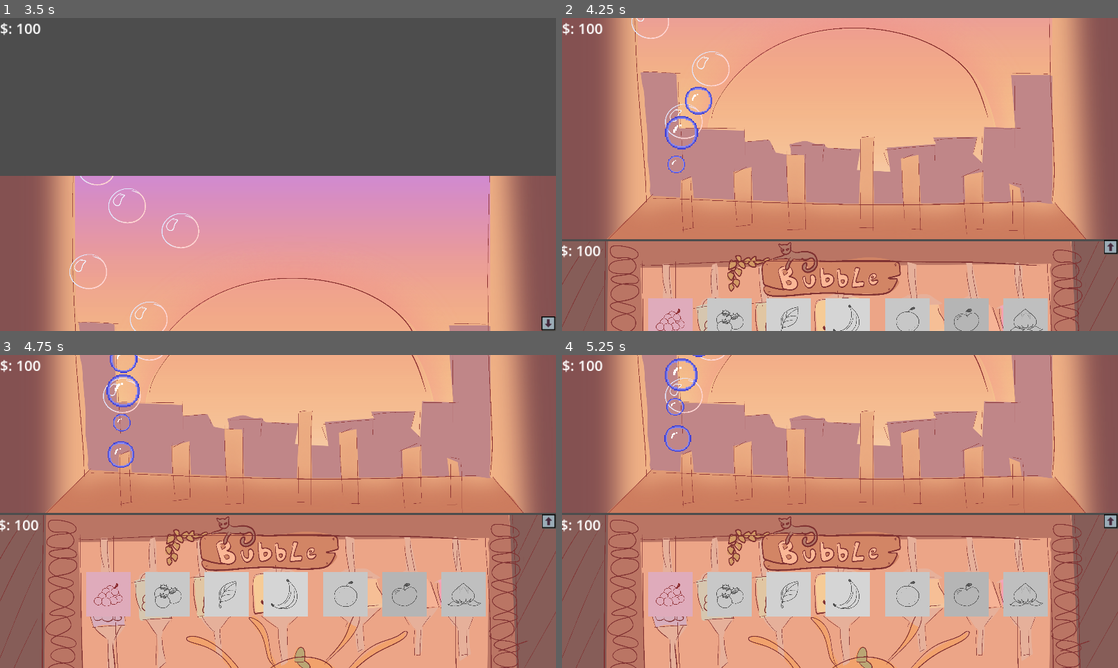
Above: before the commit, frames 1-4 (two rows, left to right).
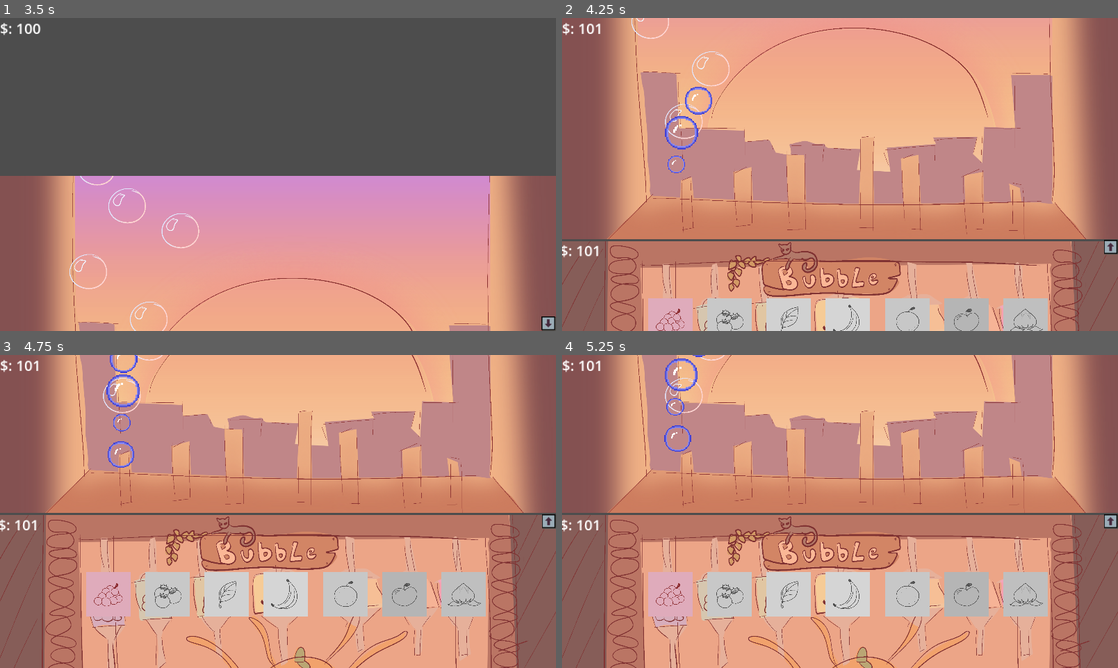
Above: after the commit, the same moments.

Repository: Spedinja/GGJ25
Game: Godot game, scene res://scenes/main_menu.tscn
Two runs of this game, one before a commit and one after it. Both use one fixed random seed, a clock stepped at 60 frames per second and the inputs below.
Inputs (mouse positions are in pixels of both pictures, inside the frame that each line leads up to):
- Up to frame 1 (3.5 s): click "Start Game" at 0.5 s; click (550, 324) at 1.25 s; click (550, 215) at 2 s; move the mouse to (400, 158) at 2.77 s; click (400, 158) at 2.92 s
- Up to frame 2 (4.25 s): click (1112, 324) at 3.5 s
- Up to frame 3 (4.75 s): click (550, 583) at 4.25 s
- Up to frame 4 (5.25 s): click (667, 596) at 5 s

Frame 1 is identical in both runs. In frame 2, less than 0.1% of the frame differs, in the area x 5-8%, y 1-77%; in frame 3, less than 0.1%; in frame 4, less than 0.1%.

Commit message:
working on upgrade costs savedata

Diff:
--- a/scenes/player_area.tscn
+++ b/scenes/player_area.tscn
@@ -118,6 +118,7 @@
 offset_right = 1923.0
 offset_bottom = 2166.0
 script = ExtResource("8_i5d77")
+arrUpgradeCosts = Array[Array]([[2, 3, 4], []])
 
 [node name="CurrentMoney_LS" type="Label" parent="ShopArea/ShopArea_UI"]
 custom_minimum_size = Vector2(200, 0)
@@ -200,6 +201,7 @@
 position = Vector2(962, 544)
 script = ExtResource("18_gmjm1")
 
+[connection signal="cash_changed" from="BubbleArea" to="ShopArea/ShopArea_UI" method="_on_bubble_area_cash_changed"]
 [connection signal="pressed" from="BubbleArea/BubbleArea_HUD/btnGoDown" to="Camera2D" method="_on_to_shop_pressed"]
 [connection signal="pressed" from="ShopArea/ShopArea_UI/btnGoUp" to="Camera2D" method="_on_to_bubbles_pressed"]
 [connection signal="pressed" from="ShopArea/ShopArea_UI/ShopContainer/btnUpgrade1" to="ShopArea/ShopArea_UI" method="_on_btn_upgrade_1_pressed"]
--- a/scripts/bubble.gd
+++ b/scripts/bubble.gd
@@ -11,7 +11,7 @@
 var delete_timer = 0
 
 #Signal
-signal bubble_popped(param)
+#signal bubble_popped(param)
 var is_clicked = false
 var bubbleValue
 
@@ -35,7 +35,8 @@
 	if event is InputEventMouseButton and event.button_index == MOUSE_BUTTON_LEFT and event.pressed:
 		if not is_clicked:
 			is_clicked = true
-			emit_signal("bubble_popped")
+			#emit_signal("bubble_popped")
+			SignalManager.bubble_popped.emit()
 			queue_free()  # Removes the bubble when clicked (pops it)
 			#get_tree().root.get_node("MainScene").add_score(10)  # Add points to the score
 
--- a/scripts/bubble_area.gd
+++ b/scripts/bubble_area.gd
@@ -11,7 +11,6 @@
 	$SpawnArea/BubbleSpawn/BubbleSpawn_1.levelUp(1)
 	$BubbleArea_HUD/CurrentMoney_US.text = str("$: ", score)
 	$"../ShopArea/ShopArea_UI/CurrentMoney_LS".text = str("$: ", score)
-
 
 func _process(delta):
 	#accum_time += delta
@@ -48,3 +47,6 @@
 
 func on_money_changed(arg1):
 	change_score(arg1)
+
+func getCash() -> int:
+	return score
--- a/scripts/bubble_spawner.gd
+++ b/scripts/bubble_spawner.gd
@@ -37,7 +37,8 @@
 		#bubble_instance.setBubbleValue(bubbleValue*bubbleScale)
 		bubble_instance.adjustBubbleValues(currModifier)
 		bubble_instance.position = position
-		bubble_instance.bubble_popped.connect($"../../..".on_bubble_popped.bind(bubble_instance.getBubbleValue()))
+		SignalManager.bubble_popped.connect($"../../..".on_bubble_popped.bind(bubble_instance.getBubbleValue()))
+		#bubble_instance.bubble_popped.connect($"../../..".on_bubble_popped.bind(bubble_instance.getBubbleValue()))
 		$"../../Bubbles".add_child(bubble_instance)
 	else:
 		print("error no bubble")
--- a/scripts/shopUpgrades.gd
+++ b/scripts/shopUpgrades.gd
@@ -2,8 +2,8 @@
 
 var currentLvl = 0
 var maxLvl = 3
-@export var costs: Array[float]
-
+@export var arrUpgradeCosts: Array[Array] #only use integer plox
+var arrCurrLevel: Array=[0,0,0,0,0,0,0]
 
 # Called when the node enters the scene tree for the first time.
 func _ready() -> void:
@@ -14,8 +14,15 @@
 func _process(delta: float) -> void:
 	pass
 
-
 func _on_btn_upgrade_1_pressed() -> void:
 	if currentLvl <= maxLvl:
 		currentLvl += currentLvl
 	$"../../BubbleArea/SpawnArea/BubbleSpawn/BubbleSpawn_1".levelUp(currentLvl)
+
+func updateShop()-> void:
+	var currMoney = $BubbleArea.getCash
+	#for elem in arrCurrLevel():
+
+
+func _on_bubble_area_cash_changed(value: Variant) -> void:
+	updateShop()
